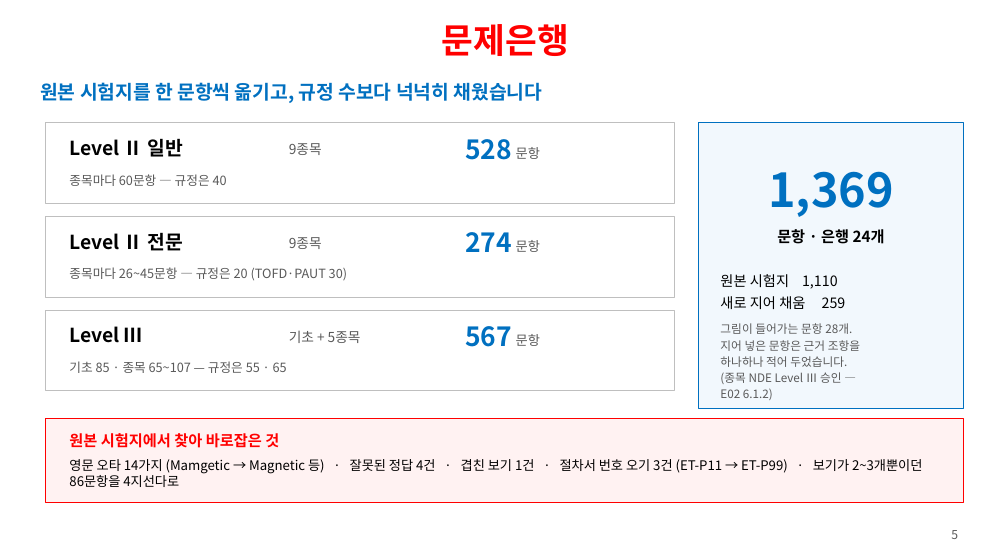
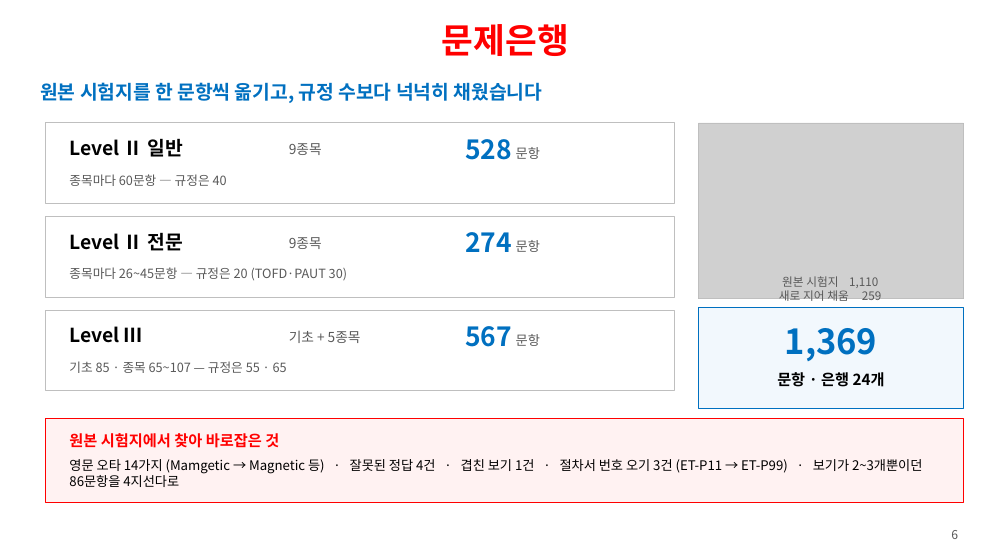
Before and after one commit to ys1277-sys/HIENDT-CBT, a slide deck: slide 6 of docs/발표자료-CBT-2026-08.pptx (slide 5 before the commit). Drawn at 1008x549 pixels with LibreOffice and Linux fonts; fonts in the diff are those of the drawing; grey boxes stand for pictures. Boxes give left, top, right and bottom in pixels: in the first picture for what was removed or moved away, otherwise in the second. Text is boxed around its words. In the diff, an @@ line names an element or a change of style, - is before the commit and + after.

```diff
--- a/docs/발표자료-CBT-2026-08.pptx
+++ b/docs/발표자료-CBT-2026-08.pptx
@@ picture added at (x1=699, y1=123, x2=963, y2=298) @@
@@ rectangle added at (x1=699, y1=123, x2=963, y2=298), outline #BFBFBF 0.75 pt @@
@@ text "원본 시험지 1,110" at (x1=779, y1=276, x2=881, y2=304): size 14 to 11.5 pt, text colour #000000 to #595959; alignment left to centre; line spacing 22pt to 1 @@
@@ text "1,369" moved from (x1=768, y1=171, x2=893, y2=217) to (x1=785, y1=328, x2=878, y2=361) @@
@@ text "1,369" at (x1=785, y1=328, x2=878, y2=361): size 46 to 34 pt @@
@@ rectangle resized from (x1=699, y1=123, x2=963, y2=408) to (x1=699, y1=307, x2=963, y2=408) @@
@@ text removed at (x1=720, y1=323, x2=860, y2=400) @@
-그림이 들어가는 문항 28개.
-지어 넣은 문항은 근거 조항을
-하나하나 적어 두었습니다.
-(종목 NDE Level Ⅲ 승인 —
-E02 6.1.2)
@@ text "문항 · 은행 24개" moved from (x1=777, y1=229, x2=885, y2=244) to (x1=777, y1=372, x2=885, y2=387) @@
@@ text at (x1=951, y1=530, x2=958, y2=539): text changed @@
-5
+6
```
Also in this commit, not shown: 14 other slides changed, 2 slides added, 10 other files.
